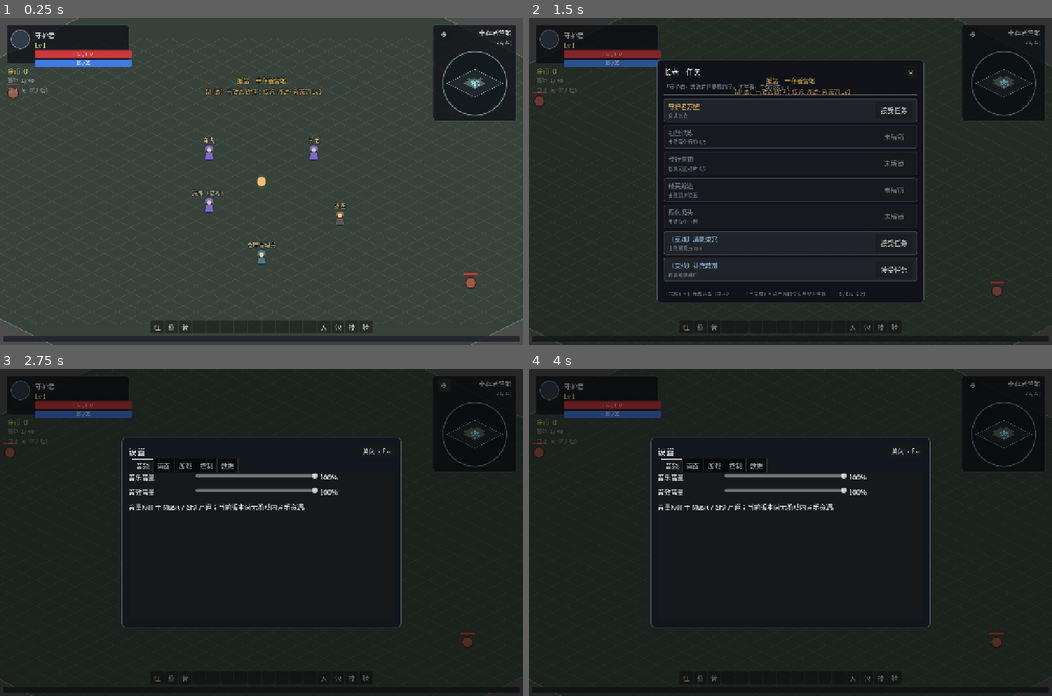
Above: before the commit, frames 1-4 (two rows, left to right).
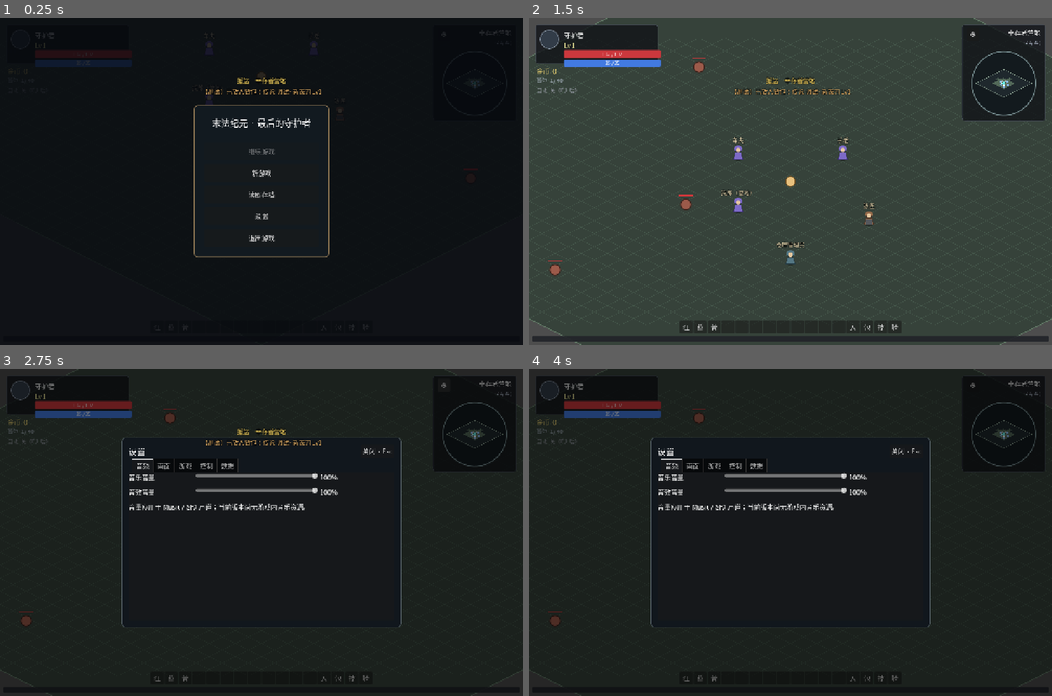
Above: after the commit, the same moments.

Repository: fengcms/DegenerateAge
Game: Godot game, scene res://scenes/Main.tscn
Same seed, same stepped clock (60 frames per second), same inputs: the game is played once before the commit and once after it.
Inputs (mouse positions are in pixels of both pictures, inside the frame that each line leads up to):
- Up to frame 1 (0.25 s): no input
- Up to frame 2 (1.5 s): click (790, 171) at 0.5 s, where only the run after the commit has a clickable "新游戏"; click (842, 165) at 1.25 s, where only the run after the commit has a clickable "新建"
- Up to frame 3 (2.75 s): click "⚙" at 2 s
- Up to frame 4 (4 s): click "红" at 2.75 s; click "蓝" at 3.5 s

The runs differ from the first frame. In frame 1, 94% of the frame differs, in the area x 0-100%, y 0-100%; in frame 2, 43%; in frame 3, 0.6%; in frame 4, 0.3%.

Commit message:
feat(menu): 完成主菜单暂停与三槽读档流程

Diff:
--- a/autoload/game_state.gd
+++ b/autoload/game_state.gd
@@ -35,6 +35,8 @@
 var unlocks: Dictionary = {}        # 解锁标记，如 {"chapter2": true}（M2：Q005 奖励 → 第二章入口）
 var explored_maps: Dictionary = {}  # map_id -> {区块编号字符串: true}；存档为紧凑数组（M3-3）
 var settings: Dictionary = {}
+## 本次运行的菜单流程状态；不入档。切图与读档重建 Main 时保留 world。
+var menu_mode: String = "menu"
 ## 自动战斗 / 自动拾取开关（M1-9，3.14）。**运行态开关，不写存档**
 ## （10.3：重启后自动战斗默认关闭）。决策机见 scripts/systems/auto_battle.gd。
 var auto_battle_on: bool = false
--- a/autoload/save_manager.gd
+++ b/autoload/save_manager.gd
@@ -43,8 +43,7 @@
 func _ready() -> void:
 	_ensure_dir()
 	_connect_events()
-	if resume_last():
-		_emit_resume_toast.call_deferred()
+	# M4-7：启动先显示主菜单；玩家选择「继续」后才读取上次存档。
 
 func _process(delta: float) -> void:
 	if active_slot < 0:
@@ -120,10 +119,16 @@
 	return GameState.save_pos
 
 ## 保存到某槽。silent = true 时不弹成功提示（自动存用，避免刷屏；失败始终提示）。
-func save_slot(slot: int, silent: bool = false) -> bool:
+func save_slot(slot: int, silent: bool = false, new_game: bool = false) -> bool:
 	_ensure_dir()
 	var data := _collect()
 	data["slotId"] = slot
+	if new_game:
+		# 菜单里的世界仍是旧节点；新档始终从营地中心出生。
+		var camp: Dictionary = DataLoader.get_entry("maps", "camp")
+		var size: Dictionary = camp.get("size", {})
+		var center := Iso.grid_to_world(Vector2i(int(size.get("w", 40)) / 2, int(size.get("h", 40)) / 2))
+		data["playerPos"] = [center.x, center.y]
 	if slot < 1 or slot > MAX_SLOTS or not _is_valid_save(data):
 		EventBus.toast_requested.emit("当前状态不符合存档格式，未覆盖已有存档", "danger")
 		return false
@@ -140,6 +145,12 @@
 		push_error("[SaveManager] 保存失败：%s" % path)
 		EventBus.toast_requested.emit("存档写入失败（槽 %d），进度未保存！" % slot, "danger")
 		return false
+	if new_game:
+		# 主档成功落盘后才清掉旧备份，避免日后把新角色恢复成旧角色。
+		for suffix in [".bak", ".corrupt"]:
+			var sidecar: String = path + suffix
+			if FileAccess.file_exists(sidecar):
+				DirAccess.remove_absolute(sidecar)
 
 	active_slot = slot
 	_since_last_save = 0.0
@@ -497,12 +508,17 @@
 			DirAccess.remove_absolute(p)
 	if active_slot == slot:
 		active_slot = -1
+	if _read_last_slot() == slot:
 		_write_last_slot(-1)
 	print("[SaveManager] 已删除槽 %d 的存档" % slot)
 
 func set_active_slot(slot: int) -> void:
 	active_slot = slot
 	_write_last_slot(slot if slot >= 0 else -1)
+
+func continue_slot() -> int:
+	var slot := _read_last_slot()
+	return slot if slot >= 1 and slot <= MAX_SLOTS and bool(read_slot(slot).get("ok", false)) else -1
 
 # ---- 底层文件操作 ----
 
--- a/scenes/Main.tscn
+++ b/scenes/Main.tscn
@@ -17,6 +17,7 @@
 [ext_resource type="PackedScene" path="res://scenes/ui/CharacterPanel.tscn" id="14_character"]
 [ext_resource type="PackedScene" path="res://scenes/ui/SkillPanel.tscn" id="15_skill"]
 [ext_resource type="PackedScene" path="res://scenes/ui/SettingsPanel.tscn" id="16_settings"]
+[ext_resource type="PackedScene" path="res://scenes/ui/MenuPanel.tscn" id="17_menu"]
 
 [node name="Main" type="Node2D"]
 script = ExtResource("1_main")
@@ -24,6 +25,7 @@
 [node name="Game" parent="." instance=ExtResource("2_game")]
 
 [node name="UI" type="CanvasLayer" parent="."]
+process_mode = 3
 
 [node name="Hud" parent="UI" instance=ExtResource("3_hud")]
 
@@ -53,6 +55,8 @@
 
 [node name="SettingsPanel" parent="UI" instance=ExtResource("16_settings")]
 
+[node name="MenuPanel" parent="UI" instance=ExtResource("17_menu")]
+
 [node name="DragLayer" type="Control" parent="UI" groups=["drag_ghost_layer"]]
 anchors_preset = 15
 anchor_right = 1.0
--- /dev/null
+++ b/scenes/ui/MenuPanel.tscn
@@ -0,0 +1,12 @@
+[gd_scene load_steps=2 format=3]
+
+[ext_resource type="Script" path="res://scripts/ui/menu_panel.gd" id="1_menu"]
+
+[node name="MenuPanel" type="Control"]
+anchors_preset = 15
+anchor_right = 1.0
+anchor_bottom = 1.0
+grow_horizontal = 2
+grow_vertical = 2
+visible = false
+script = ExtResource("1_menu")
--- a/scripts/main.gd
+++ b/scripts/main.gd
@@ -4,6 +4,7 @@
 func _ready() -> void:
 	SettingsRuntime.apply_all.call_deferred()
 	get_viewport().size_changed.connect(_on_viewport_size_changed)
+	$UI/MenuPanel.initialize_if_current.call_deferred()
 	print("========================================")
 	print("[Main] 《末法纪元：最后的守护者》启动")
 
--- /dev/null
+++ b/scripts/ui/menu_panel.gd
@@ -0,0 +1,169 @@
+extends Control
+## M4-7 主菜单与暂停菜单。菜单打开时暂停世界；UI CanvasLayer 持续处理输入。
+
+const MAIN := "main"
+const PAUSE := "pause"
+
+var _mode := ""
+var _root: VBoxContainer
+var _title: Label
+var _continue: Button
+
+func _ready() -> void:
+	set_anchors_preset(Control.PRESET_FULL_RECT)
+	mouse_filter = Control.MOUSE_FILTER_STOP
+	_build()
+	visible = false
+	EventBus.panel_opened.connect(_on_panel_opened)
+
+func initialize_if_current() -> void:
+	if get_tree().current_scene != get_parent().get_parent():
+		return
+	if GameState.menu_mode == "world":
+		get_tree().paused = false
+		return
+	GameState.menu_mode = "menu"
+	SaveManager.active_slot = -1
+	open_main()
+
+func _unhandled_input(event: InputEvent) -> void:
+	if not event.is_action_pressed("pause") or event.is_echo() or GameState.menu_mode != "world":
+		return
+	if visible and _mode == PAUSE:
+		resume_game()
+		get_viewport().set_input_as_handled()
+	elif not GameState.panel_open:
+		open_pause()
+		get_viewport().set_input_as_handled()
+
+func _process(_delta: float) -> void:
+	# 从设置或存档面板返回时恢复原菜单；子面板之间仍按既有互斥规则运作。
+	if not visible and not GameState.panel_open and _mode != "":
+		if _mode == MAIN and GameState.menu_mode == "menu":
+			_show(MAIN)
+		elif _mode == PAUSE and GameState.menu_mode == "world":
+			_show(PAUSE)
+
+func open_main() -> void:
+	GameState.menu_mode = "menu"
+	_show(MAIN)
+
+func open_pause() -> void:
+	if GameState.menu_mode != "world":
+		return
+	_show(PAUSE)
+
+func resume_game() -> void:
+	visible = false
+	_mode = ""
+	GameState.set_panel_open("menu", false)
+	get_tree().paused = false
+
+func _show(mode: String) -> void:
+	_mode = mode
+	get_tree().paused = true
+	visible = true
+	GameState.set_panel_open("menu", true)
+	for child in _root.get_children():
+		child.queue_free()
+	_title.text = "末法纪元 · 最后的守护者" if mode == MAIN else "暂停"
+	if mode == MAIN:
+		_continue = _button("继续游戏", _continue_game)
+		_continue.disabled = SaveManager.continue_slot() < 0
+		_button("新游戏", _open_new_slots)
+		_button("读取存档", _open_load_slots)
+		_button("设置", _open_settings)
+		_button("退出游戏", _quit_game)
+	else:
+		_button("继续游戏", resume_game)
+		_button("设置", _open_settings)
+		_button("保存 / 读取", _open_manage_slots)
+		_button("返回主菜单", _return_to_main)
+	EventBus.panel_opened.emit("menu")
+
+func _on_panel_opened(panel_id: String) -> void:
+	if panel_id != "menu" and visible:
+		visible = false
+		GameState.set_panel_open("menu", false)
+
+func _button(text: String, action: Callable) -> Button:
+	var button := Button.new()
+	button.text = text
+	button.custom_minimum_size = Vector2(280, 44)
+	button.pressed.connect(action)
+	_root.add_child(button)
+	return button
+
+func _build() -> void:
+	var dim := ColorRect.new()
+	dim.set_anchors_preset(Control.PRESET_FULL_RECT)
+	dim.color = Color(0.02, 0.03, 0.05, 0.84)
+	dim.mouse_filter = Control.MOUSE_FILTER_STOP
+	add_child(dim)
+	var center := CenterContainer.new()
+	center.set_anchors_preset(Control.PRESET_FULL_RECT)
+	center.mouse_filter = Control.MOUSE_FILTER_IGNORE
+	add_child(center)
+	var panel := PanelContainer.new()
+	var style := StyleBoxFlat.new()
+	style.bg_color = Color("121a20")
+	style.border_color = Color("8d7653")
+	style.set_border_width_all(2)
+	style.set_corner_radius_all(10)
+	panel.add_theme_stylebox_override("panel", style)
+	center.add_child(panel)
+	var margin := MarginContainer.new()
+	for side in ["left", "right", "top", "bottom"]:
+		margin.add_theme_constant_override("margin_" + side, 24)
+	panel.add_child(margin)
+	var content := VBoxContainer.new()
+	content.add_theme_constant_override("separation", 14)
+	margin.add_child(content)
+	_title = Label.new()
+	_title.horizontal_alignment = HORIZONTAL_ALIGNMENT_CENTER
+	_title.add_theme_font_size_override("font_size", 22)
+	content.add_child(_title)
+	content.add_child(HSeparator.new())
+	_root = VBoxContainer.new()
+	_root.add_theme_constant_override("separation", 9)
+	content.add_child(_root)
+
+func _continue_game() -> void:
+	if not SaveManager.resume_last():
+		_continue.disabled = true
+		EventBus.toast_requested.emit("上次存档不可用，请选择读取存档", "danger")
+		return
+	_start_world()
+
+func _open_new_slots() -> void:
+	_open_slots("new")
+
+func _open_load_slots() -> void:
+	_open_slots("load")
+
+func _open_manage_slots() -> void:
+	_open_slots("manage")
+
+func _open_slots(mode: String) -> void:
+	var panel := get_node("../SavePanel")
+	panel.set_mode(mode)
+	panel.set_open(true)
+
+func _open_settings() -> void:
+	get_node("../SettingsPanel").set_open(true)
+
+func _start_world() -> void:
+	GameState.menu_mode = "world"
+	get_tree().paused = false
+	get_tree().reload_current_scene.call_deferred()
+
+func _return_to_main() -> void:
+	SaveManager.save_on_quit()
+	SaveManager.active_slot = -1  # 保留 last_slot，供主菜单「继续」使用。
+	GameState.reset_to_defaults()
+	GameState.menu_mode = "menu"
+	get_tree().paused = false
+	get_tree().reload_current_scene.call_deferred()
+
+func _quit_game() -> void:
+	get_tree().quit()
--- a/scripts/ui/save_panel.gd
+++ b/scripts/ui/save_panel.gd
@@ -3,7 +3,7 @@
 ## 09.3「数据：存档管理（手动存 / 备份 / 删除）」、10.3（原子写入 / 备份 / 损坏恢复）。
 ##
 ## 交互：
-##   Esc（pause 动作）开 / 关；其他面板打开时不抢 Esc（背包 / 货郎自己先关）；
+##   主菜单或暂停菜单打开；Esc 仅关闭本面板并返回上级菜单；
 ##   每张卡显示 角色名 / 等级 / 金币 / 地图 / 存档时间（9.4 的"职业"本项目暂无，占位见工程文档 06）；
 ##   「保存」写入该槽并把它设为**活动槽**（此后自动存档都写本槽）；
 ##   「读取」载入该槽 → 关面板 → 重载世界（销旧怪物 / 掉落 / 面板状态，见工程文档 06 §5）；
@@ -26,6 +26,12 @@
 var _center: CenterContainer
 var _dim: ColorRect
 var _cards: Array[Dictionary] = []
+var _mode := "manage"
+var _hint: Label
+var _name_row: HBoxContainer
+var _name_input: LineEdit
+var _overwrite_dialog: ConfirmationDialog
+var _pending_overwrite := -1
 
 func _ready() -> void:
 	set_anchors_preset(Control.PRESET_FULL_RECT)
@@ -40,10 +46,13 @@
 	if visible:
 		set_open(false)
 		get_viewport().set_input_as_handled()
-	elif not GameState.panel_open:
-		# 其它面板打开时让出 Esc，由它们自行关闭（09.2 面板互斥）
-		set_open(true)
-		get_viewport().set_input_as_handled()
+
+func set_mode(mode: String) -> void:
+	if mode not in ["new", "load", "manage"]:
+		return
+	_mode = mode
+	if visible:
+		_refresh()
 
 ## 开关面板；同步全局面板标志（角色操控在 player.gd 中据此屏蔽）。
 func set_open(open: bool) -> void:
@@ -105,19 +114,37 @@
 	head.add_child(close)
 
 	root.add_child(HSeparator.new())
+	_name_row = HBoxContainer.new()
+	var name_label := Label.new()
+	name_label.text = "角色名称"
+	_name_row.add_child(name_label)
+	_name_input = LineEdit.new()
+	_name_input.text = "守护者"
+	_name_input.max_length = 16
+	_name_input.custom_minimum_size = Vector2(190, 30)
+	_name_row.add_child(_name_input)
+	var class_label := Label.new()
+	class_label.text = "职业：灵刃战士"
+	_name_row.add_child(class_label)
+	root.add_child(_name_row)
+
+	root.add_child(HSeparator.new())
 
 	for i in range(1, SaveManager.MAX_SLOTS + 1):
 		_build_card(i, root)
 
 	root.add_child(HSeparator.new())
 
-	var hint := Label.new()
-	hint.text = "保存后该槽成为活动槽：每 120 秒、关键事件（升级 / 穿戴 / 交易 / 切图）与退出时自动写入本槽"
-	hint.add_theme_font_size_override("font_size", 12)
-	hint.add_theme_color_override("font_color", COL_TEXT_DIM)
-	hint.autowrap_mode = TextServer.AUTOWRAP_WORD_SMART
-	hint.custom_minimum_size = CARD_MIN
-	root.add_child(hint)
+	_hint = Label.new()
+	_hint.add_theme_font_size_override("font_size", 12)
+	_hint.add_theme_color_override("font_color", COL_TEXT_DIM)
+	_hint.autowrap_mode = TextServer.AUTOWRAP_WORD_SMART
+	_hint.custom_minimum_size = CARD_MIN
+	root.add_child(_hint)
+	_overwrite_dialog = ConfirmationDialog.new()
+	_overwrite_dialog.title = "覆盖存档"
+	_overwrite_dialog.confirmed.connect(_on_overwrite_confirmed)
+	add_child(_overwrite_dialog)
 
 func _build_card(slot: int, parent: Node) -> void:
 	var card := PanelContainer.new()
@@ -213,6 +240,10 @@
 # ---- 刷新 ----
 
 func _refresh() -> void:
+	_name_row.visible = _mode == "new"
+	_hint.text = "选择存档槽开始新游戏；覆盖已有槽位前需要确认。" if _mode == "new" else \
+		"选择存档槽读取游戏。" if _mode == "load" else \
+		"保存后该槽成为活动槽：定时、关键事件与退出时自动写入本槽。"
 	for c in _cards:
 		var slot := int(c.slot)
 		var s := SaveManager.slot_summary(slot)
@@ -227,7 +258,7 @@
 		if bool(s.get("ok", false)):
 			var tag := "● 活动槽" if active else "○"
 			var src := "（从备份恢复）" if String(s.get("source", "")) == "backup" else ""
-			info.text = "%s %s　Lv%d　金币 %d　%s　%s %s" % [
+			info.text = "%s %s　灵刃战士 Lv%d　金币 %d　%s　%s %s" % [
 				tag, String(s.get("name", "")), int(s.get("level", 1)), int(s.get("gold", 0)),
 				String(s.get("mapName", "")), String(s.get("savedAt", "")), src,
 			]
@@ -249,13 +280,54 @@
 			c.load.disabled = true
 			c.del.disabled = true
 
+		c.save.visible = _mode != "load"
+		c.save.text = ("覆盖" if bool(s.get("exists", false)) else "新建") if _mode == "new" else "保存"
 		c.save.add_theme_color_override("font_color", COL_OK if active else COL_TEXT)
 
 # ---- 操作 ----
 
 func _on_save_pressed(slot: int) -> void:
+	if _mode == "new":
+		if not _valid_new_name():
+			return
+		if bool(SaveManager.slot_summary(slot).get("exists", false)):
+			_pending_overwrite = slot
+			_overwrite_dialog.dialog_text = "槽 %d 已有存档。确认覆盖并开始新游戏？此操作不能撤销。" % slot
+			_overwrite_dialog.popup_centered()
+		else:
+			_create_new_slot(slot)
+		return
+	if _mode != "manage":
+		return
 	SaveManager.save_slot(slot, false)
 	_refresh()
+
+func _on_overwrite_confirmed() -> void:
+	if _pending_overwrite < 1:
+		return
+	var slot := _pending_overwrite
+	_pending_overwrite = -1
+	_create_new_slot(slot)
+
+func _valid_new_name() -> bool:
+	var name := _name_input.text.strip_edges()
+	if name.length() >= 2 and name.length() <= 16:
+		return true
+	EventBus.toast_requested.emit("角色名称需要 2–16 个字符", "danger")
+	_name_input.grab_focus()
+	return false
+
+func _create_new_slot(slot: int) -> void:
+	if not _valid_new_name():
+		return
+	# 新档原子覆盖旧槽，成功后才清除旧备份；写盘失败保留旧存档。
+	SaveManager.active_slot = -1
+	GameState.reset_to_defaults()
+	GameState.player.name = _name_input.text.strip_edges()
+	if not SaveManager.save_slot(slot, true, true):
+		_refresh()
+		return
+	_start_loaded_world()
 
 func _on_load_pressed(slot: int) -> void:
 	var res := SaveManager.load_into_game(slot)
@@ -264,7 +336,12 @@
 		return
 	# 重载世界：销毁并重建 Main 场景，清掉旧怪物 / 掉落 / 面板状态（10.5 读档清旧实体）
 	GameState.emit_all()
+	_start_loaded_world()
+
+func _start_loaded_world() -> void:
 	set_open(false)
+	GameState.menu_mode = "world"
+	get_tree().paused = false
 	get_tree().reload_current_scene.call_deferred()
 
 func _on_delete_pressed(slot: int) -> void:
--- a/scripts/ui/settings_panel.gd
+++ b/scripts/ui/settings_panel.gd
@@ -4,7 +4,7 @@
 const ACTION_NAMES := {
 	"move_up": "向上移动", "move_down": "向下移动", "move_left": "向左移动", "move_right": "向右移动",
 	"attack": "普通攻击", "target_next": "切换目标", "auto_battle": "自动战斗", "auto_pickup": "自动拾取",
-	"interact": "交互", "pause": "关闭 / 存档", "panel_inventory": "背包", "panel_character": "人物",
+	"interact": "交互", "pause": "关闭 / 暂停", "panel_inventory": "背包", "panel_character": "人物",
 	"panel_map": "地图", "panel_skill": "技能", "panel_mount": "坐骑",
 }
 
@@ -236,7 +236,9 @@
 	button.text = "打开存档管理"
 	button.pressed.connect(func() -> void:
 		set_open(false)
-		get_node("../SavePanel").set_open(true))
+		var save_panel := get_node("../SavePanel")
+		save_panel.set_mode("manage")
+		save_panel.set_open(true))
 	box.add_child(button)
 	var note := Label.new()
 	note.text = "设置保存在当前活动存档槽；新游戏请先手动建立存档。"
--- /dev/null
+++ b/tests/MenuFlowTest.tscn
@@ -0,0 +1,7 @@
+[gd_scene load_steps=2 format=3]
+
+[ext_resource type="Script" path="res://tests/menu_flow_test.gd" id="1"]
+
+[node name="MenuFlowTest" type="Node"]
+process_mode = 3
+script = ExtResource("1")
--- a/tests/chapter_one_acceptance.gd
+++ b/tests/chapter_one_acceptance.gd
@@ -83,6 +83,7 @@
 
 func _ready() -> void:
 	GameState.reset_to_defaults()
+	GameState.menu_mode = "world"
 	GameState.gold = 200  # 测试出行资金；野外刷金已在经济闭环单独验收。
 	GameState.quest_states = {"Q005": {"state": "active", "progress": 0}}
 	await get_tree().process_frame  # 避开根节点构造阶段的 add_child 锁。
--- /dev/null
+++ b/tests/menu_flow_test.gd
@@ -0,0 +1,103 @@
+extends Node
+## M4-7：真实主场景菜单流转。临时使用槽 3；测试结束还原原始文件。
+
+var _failures: Array[String] = []
+var _original_files: Dictionary = {}
+var _original_active := -1
+
+func _ready() -> void:
+	_original_active = SaveManager.active_slot
+	for path in _protected_paths():
+		if FileAccess.file_exists(path):
+			_original_files[path] = FileAccess.get_file_as_bytes(path)
+	GameState.reset_to_defaults()
+	GameState.menu_mode = "menu"
+	SaveManager.active_slot = -1
+	await get_tree().process_frame
+	var main := (load("res://scenes/Main.tscn") as PackedScene).instantiate()
+	get_tree().root.add_child(main)
+	get_tree().current_scene = main
+	await get_tree().process_frame
+	var menu: Control = main.get_node("UI/MenuPanel")
+	_check(menu.visible and get_tree().paused, "启动进入主菜单并暂停世界")
+	menu._open_new_slots()
+	var saves: Control = main.get_node("UI/SavePanel")
+	_check(saves.visible and saves._mode == "new" and not menu.visible, "新游戏进入三槽选择")
+	saves._name_input.text = "测试守护者"
+	saves._on_save_pressed(3)
+	if saves._pending_overwrite == 3:
+		_check(saves._overwrite_dialog.visible, "覆盖现有存档前需要确认")
+		saves._on_overwrite_confirmed()
+	for _i in range(5):
+		await get_tree().process_frame
+	main = get_tree().current_scene
+	_check(GameState.menu_mode == "world" and not get_tree().paused, "新游戏进入可运行世界")
+	_check(SaveManager.active_slot == 3 and bool(SaveManager.read_slot(3).get("ok", false)), "新档写入槽 3")
+	_check(GameState.player.level == 1 and GameState.current_map == "camp" and GameState.player.name == "测试守护者",
+		"新档保存角色名称并从营地开始")
+	menu = main.get_node("UI/MenuPanel")
+	menu.open_pause()
+	_check(menu.visible and get_tree().paused, "暂停菜单停止世界")
+	menu._open_settings()
+	var settings: Control = main.get_node("UI/SettingsPanel")
+	_check(settings.visible and not menu.visible, "暂停菜单进入设置")
+	settings.set_open(false)
+	await get_tree().process_frame
+	_check(menu.visible and get_tree().paused, "关闭设置返回暂停菜单")
+	menu.resume_game()
+	_check(not get_tree().paused and not menu.visible, "继续游戏恢复模拟")
+	menu._return_to_main()
+	for _i in range(5):
+		await get_tree().process_frame
+	main = get_tree().current_scene
+	menu = main.get_node("UI/MenuPanel")
+	_check(menu.visible and get_tree().paused and GameState.menu_mode == "menu", "返回主菜单重新停止世界")
+	_check(not menu._continue.disabled, "已有存档时继续游戏可用")
+	menu._continue_game()
+	for _i in range(5):
+		await get_tree().process_frame
+	_check(GameState.menu_mode == "world" and not get_tree().paused and SaveManager.active_slot == 3,
+		"继续游戏读取上次活动槽")
+	main = get_tree().current_scene
+	main.get_node("UI/MenuPanel")._return_to_main()
+	for _i in range(5):
+		await get_tree().process_frame
+	main = get_tree().current_scene
+	menu = main.get_node("UI/MenuPanel")
+	menu._open_load_slots()
+	saves = main.get_node("UI/SavePanel")
+	_check(saves._mode == "load" and not saves._cards[2].save.visible, "读取界面不提供覆盖保存")
+	saves._on_load_pressed(3)
+	for _i in range(5):
+		await get_tree().process_frame
+	_check(GameState.menu_mode == "world" and not get_tree().paused and SaveManager.active_slot == 3,
+		"读档进入世界并恢复活动槽")
+	_finish()
+
+func _protected_paths() -> Array[String]:
+	var paths: Array[String] = [SaveManager.LAST_SLOT_FILE]
+	for suffix in ["", ".bak", ".tmp", ".corrupt"]:
+		paths.append(SaveManager.slot_path(3) + suffix)
+	return paths
+
+func _finish() -> void:
+	get_tree().paused = false
+	for path in _protected_paths():
+		if FileAccess.file_exists(path):
+			DirAccess.remove_absolute(path)
+		if _original_files.has(path):
+			var file := FileAccess.open(path, FileAccess.WRITE)
+			if file == null:
+				_failures.append("无法还原玩家存档：" + path)
+			else:
+				file.store_buffer(_original_files[path])
+				file.close()
+	SaveManager.active_slot = _original_active
+	GameState.menu_mode = "menu"
+	print("[MenuFlowTest] ", "全部通过 ✅" if _failures.is_empty() else str(_failures))
+	get_tree().quit(0 if _failures.is_empty() else 1)
+
+func _check(ok: bool, message: String) -> void:
+	if not ok:
+		_failures.append(message)
+		push_error("[MenuFlowTest] " + message)
Not shown: 1 places in scenes/Main.tscn that only renumber resources
Not shown, added: scripts/ui/menu_panel.gd.uid
Not shown, added: tests/menu_flow_test.gd.uid
Not shown, changed: docs/产品文档/10-数据配置与存档技术.md
Not shown, changed: docs/工程文档/02-阶段开发计划与验收标准.md
